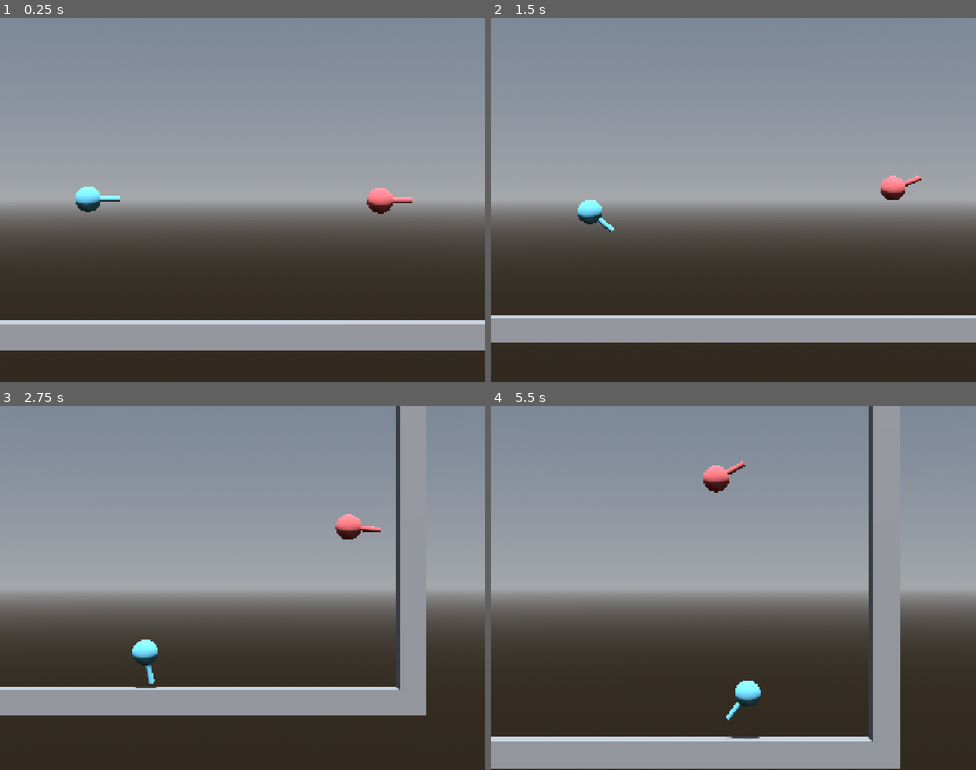
Above: before the commit, frames 1-4 (two rows, left to right).
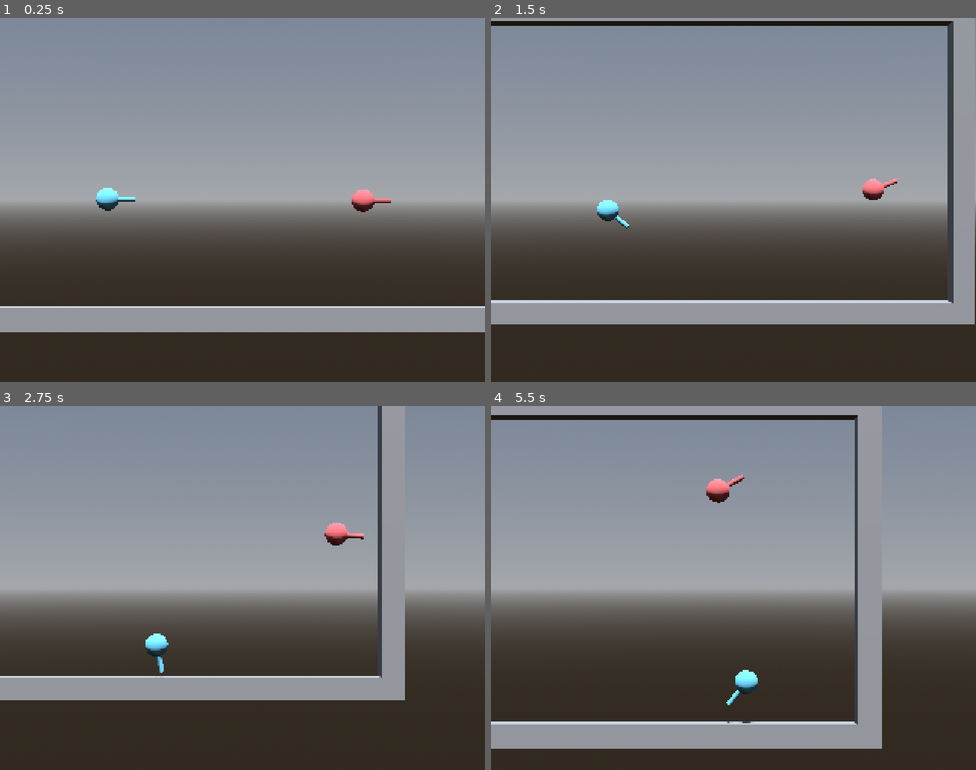
Above: after the commit, the same moments.

Repository: vipsbpig/BallonBird
Game: Godot game, scene res://Scenes/Game.tscn
Two runs of this game, one before a commit and one after it. Both use one fixed random seed, a clock stepped at 60 frames per second and the inputs below.
Inputs (mouse positions are in pixels of both pictures, inside the frame that each line leads up to):
- Up to frame 1 (0.25 s): no input
- Up to frame 2 (1.5 s): tap Enter (jump2) at 0.5 s; move the mouse to (840, 181) at 0.52 s; hold D (move_right) 0.53-1.28 s; hold J (move_left2) 0.53-1.28 s; click (840, 181) at 0.67 s; tap Space (jump) at 0.77 s; move the mouse to (636, 218) at 1.27 s; hold S from 1.28 s (still down); tap L (move_right2) at 1.35 s
- Up to frame 3 (2.75 s): tap Space (jump) at 1.52 s; move the mouse to (291, 507) at 2.02 s; release S at 2.03 s; hold D (move_right) from 2.03 s (still down); hold F from 2.03 s (still down)
- Up to frame 4 (5.5 s): move the mouse to (709, 660) at 2.77 s; release D (move_right) at 2.78 s; release F at 2.78 s; hold W 2.78-3.53 s; tap J (move_left2) at 2.85 s; click (709, 660) at 2.92 s; tap Space (jump) at 3.02, 3.77, 4.52 s; move the mouse to (879, 642) at 3.52 s; hold L (move_right2) 3.53-4.28 s; hold A (move_left) 3.53-5.03 s; move the mouse to (588, 533) at 4.27 s; tap F at 4.35 s; move the mouse to (757, 588) at 5.02 s; hold S from 5.03 s (still down); hold J (move_left2) from 5.03 s (still down); click (757, 588) at 5.17 s

The runs differ from the first frame. In frame 1, 11% of the frame differs, in the area x 0-100%, y 46-92%; in frame 2, 15%; in frame 3, 11%; in frame 4, 16%, in the area x 0-85%, y 0-100%.

Commit message:
update camera config

Diff:
--- a/Scenes/Game.tscn
+++ b/Scenes/Game.tscn
@@ -77,8 +77,8 @@
 
 [node name="CameraController" type="Node" parent="PhantomCamera3D" node_paths=PackedStringArray("pCam")]
 script = ExtResource("5_w7o3c")
-distanc_min_max = Vector2(23, 35)
 pCam = NodePath("..")
+distanc_min_max = Vector2(23, 40)
 
 [node name="Arena" parent="." instance=ExtResource("2_muf8x")]
 
